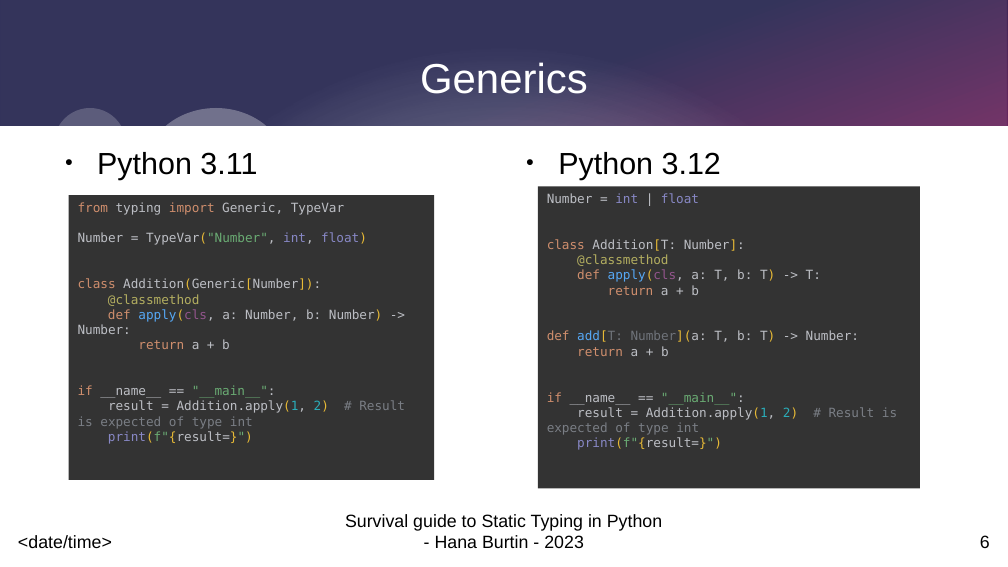
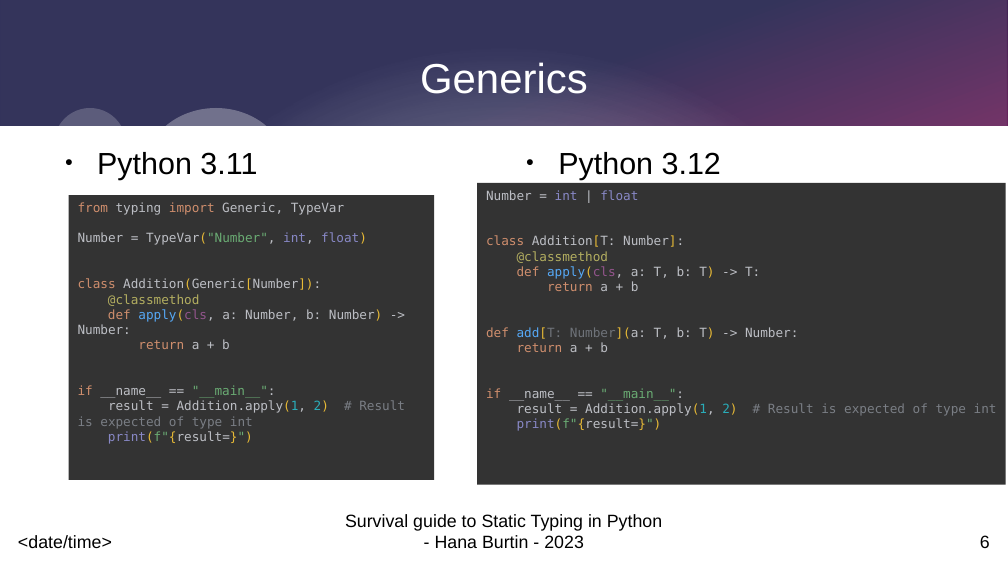
Before and after one commit to HanaPoulpe/survivalGuideToStaticTyping, a slide deck: slide 6 of presentation.odp. Drawn at 1008x567 pixels with LibreOffice and Linux fonts; fonts in the diff are those of the drawing. Boxes give left, top, right and bottom in pixels: in the first picture for what was removed or moved away, otherwise in the second. Text is boxed around its words. In the diff, an @@ line names an element or a change of style, - is before the commit and + after.

```diff
--- a/presentation.odp
+++ b/presentation.odp
@@ rectangle "Number = int | float ...": place and size @@
-rectangle "Number = int | float ..." at [538, 187, 920, 488]
+rectangle "Number = int | float ..." at [477, 183, 1006, 485]
```
Also in this commit, not shown: 1 slide added.
